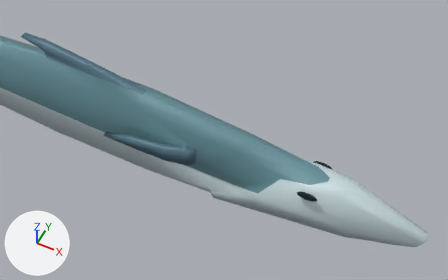
A saved change to the Blender file assets/source/atsea-adapted/fish5.blend.
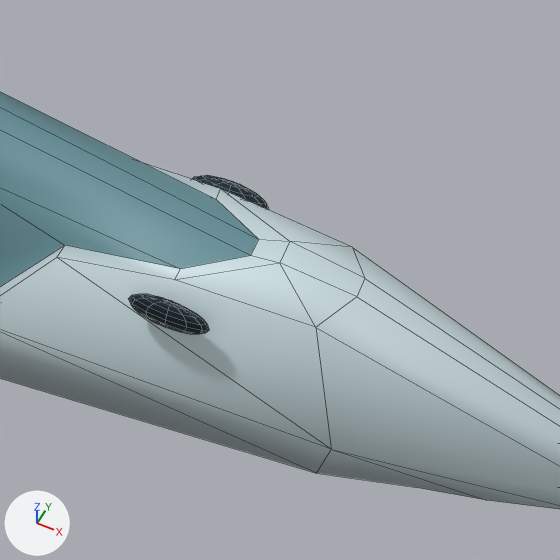
Old and new are each drawn from a camera (50 mm lens) standing at (4.06, -4.49, 6.01) and looking at (1.89, -0.16, 0.59) and again close up on the part from 59% to 91% of the width and 42% to 93% of the height. The lights are fixed; the arrows at lower left show +X, +Y and +Z. The older version's two pictures come first. The close-ups show mesh edges as thin lines.

Names of what the first close-up shows: 'Eye', 'Fish'.
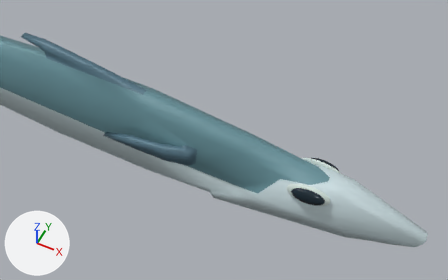
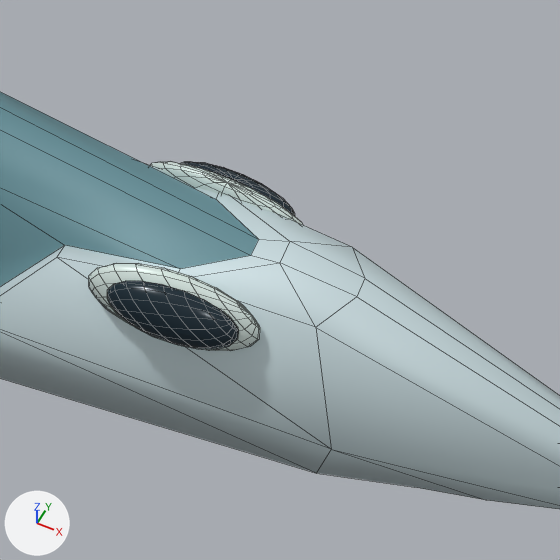
Changed parts and their boxes (x1, y1, x2, y2) in the close-ups (560 x 560 px):
'Eye iris', added: after (89, 161, 303, 351)
    faces in mat_natural_dark_eyes (dark blue #0d2531): (107, 162, 295, 350)
    faces in mat_natural_iris_outline (light grey #d5e4df): (89, 161, 303, 351)
'Eye', deleted: before (128, 175, 269, 335)

Diff of the bpy script that builds the scene:
```diff
--- a/assets/source/atsea-adapted/fish5.blend.py
+++ b/assets/source/atsea-adapted/fish5.blend.py
@@ mat_natural_iris_outline @@
+mat_natural_iris_outline = principled_material('Natural iris outline')
+mat_natural_iris_outline.base_color = (0.665, 0.776, 0.738)  # light grey #d5e4df
+mat_natural_iris_outline.metallic = 0.05
+mat_natural_iris_outline.roughness = 0.35
@@ me_sphere_1 @@
+me_sphere_1.from_pydata(...)  # 584 vertices, 640 faces; spans x -0.718..0.125, y -0.184..0.253, z -0.296..0.184
+me_sphere_1.polygons.foreach_set('use_smooth', [True] * 640)
+# faces by material slot: [320, 320]
+me_sphere_1.materials.append(mat_natural_iris_outline)  # light grey #d5e4df
+me_sphere_1.materials.append(mat_natural_dark_eyes)  # dark blue #0d2531
@@ ob_eye @@
-ob_eye = bpy.data.objects.new('Eye', me_sphere)
-ob_eye.parent = ob_atsea__x_forward
-ob_eye.location = (0.0, 0.0, 0.0)
@@ ob_eye_iris @@
+ob_eye_iris = bpy.data.objects.new('Eye iris', me_sphere_1)
+ob_eye_iris.parent = ob_atsea__x_forward
+ob_eye_iris.location = (-0.301, -2.07, 0.404)
+ob_eye_iris.rotation_euler = (-1.049, -2.922, 0.127)  # degrees (-60, -167, 7.3)
```
